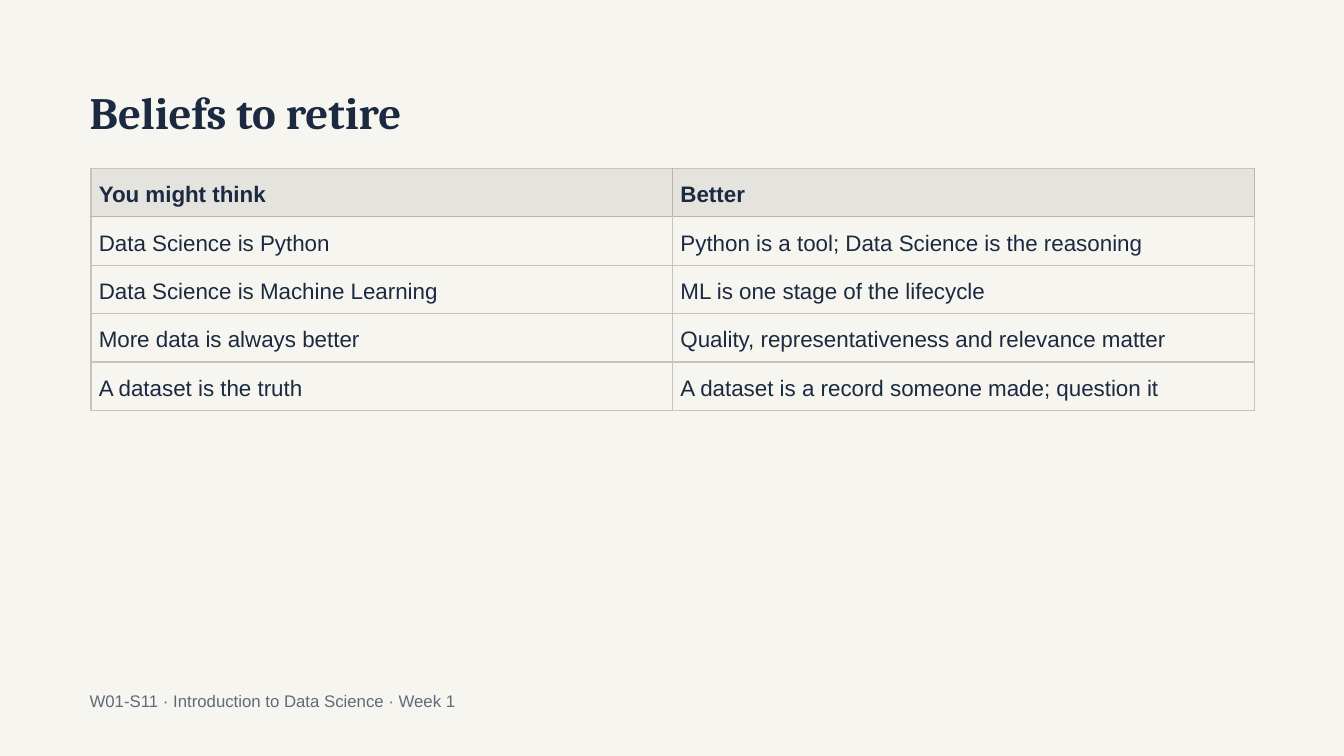
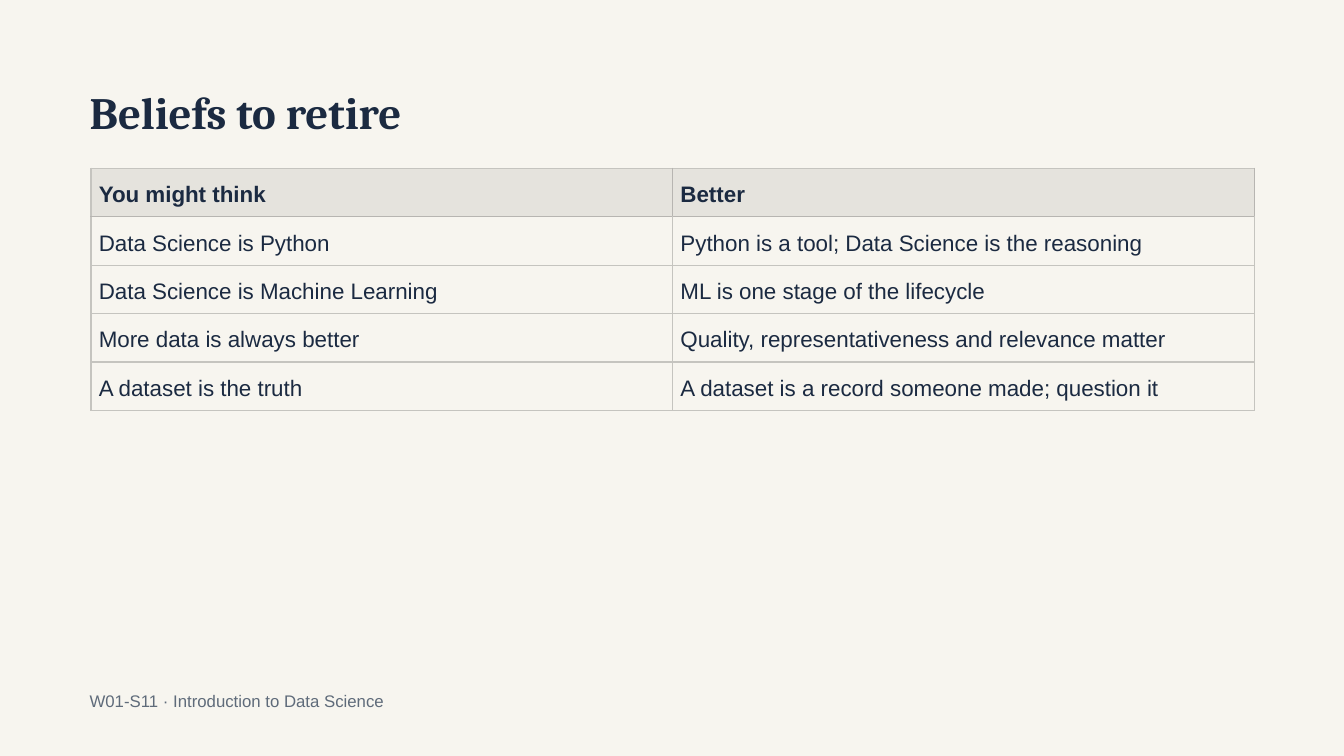
Before and after one commit to a6dulrauf/introduction-to-data-science-fall26, a slide deck: slide 11 of week 1/Intro to Data Science — Week 1 What Is Data Science.pptx. Drawn at 1344x756 pixels with LibreOffice and Linux fonts; fonts in the diff are those of the drawing. Boxes give left, top, right and bottom in pixels: in the first picture for what was removed or moved away, otherwise in the second. Text is boxed around its words. In the diff, an @@ line names an element or a change of style, - is before the commit and + after.

```diff
--- a/week 1/Intro to Data Science — Week 1 What Is Data Science.pptx
+++ b/week 1/Intro to Data Science — Week 1 What Is Data Science.pptx
@@ text at (90,695,384,707): text changed @@
-W01-S11 · Introduction to Data Science · Week 1
+W01-S11 · Introduction to Data Science
```
Also in this commit, not shown: 11 other slides changed, 2 other files.
